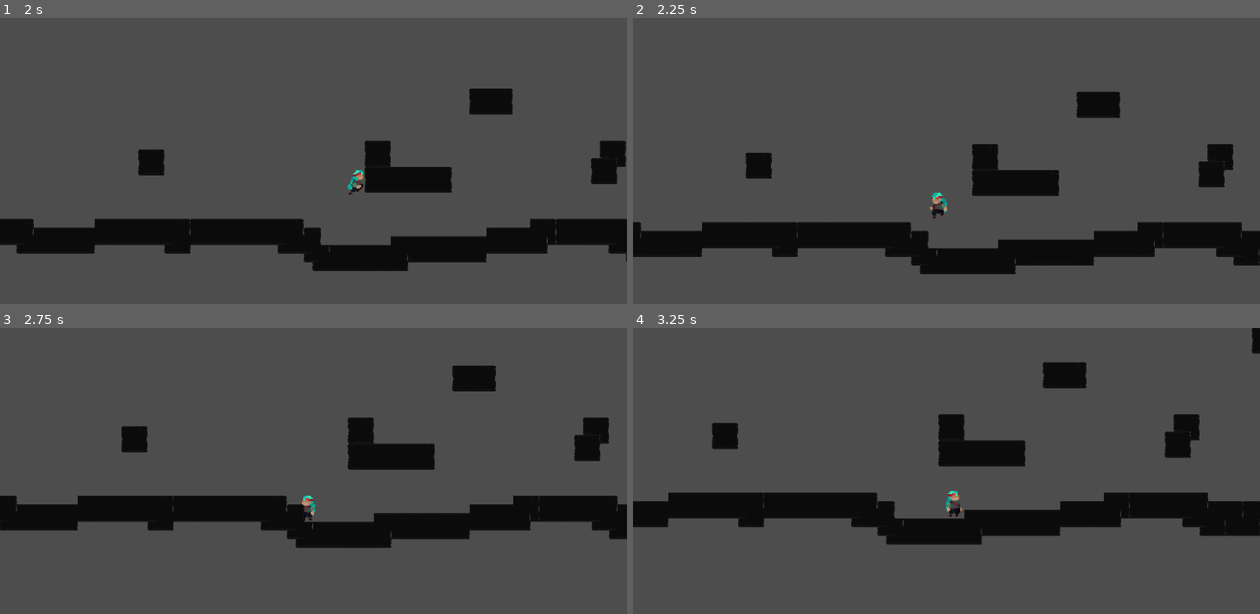
Above: before the commit, frames 1-4 (two rows, left to right).
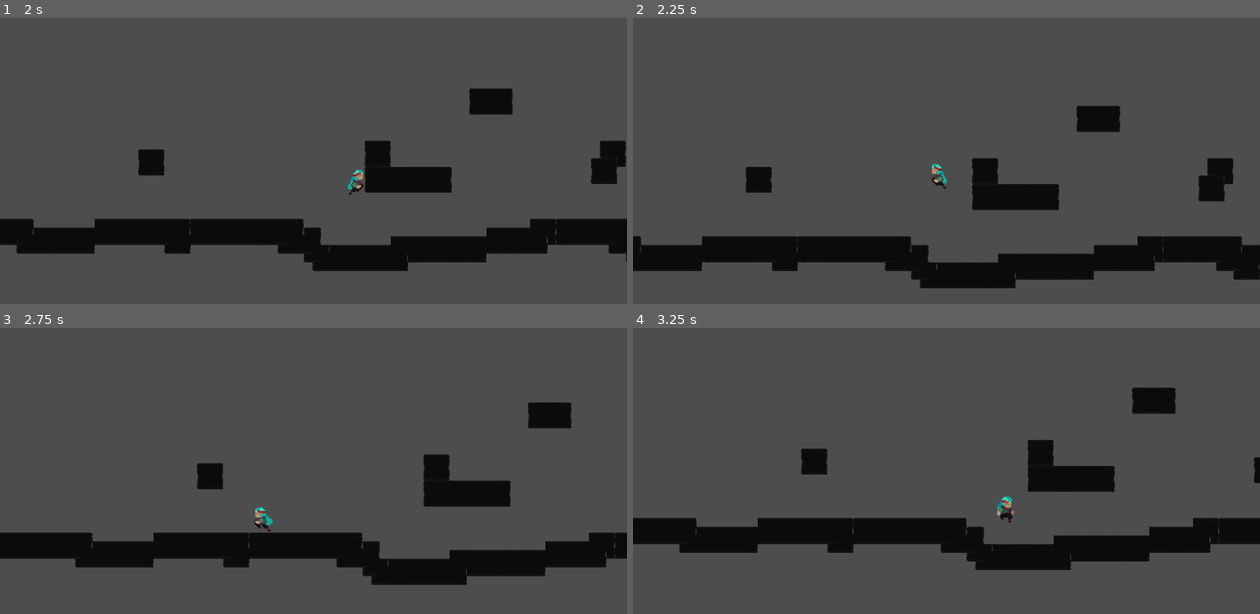
Above: after the commit, the same moments.

Repository: samsamfisher/Project_M
Game: Godot game, scene res://Scènes/main.tscn
Two runs of this game, one before a commit and one after it. Both use one fixed random seed, a clock stepped at 60 frames per second and the inputs below.
Inputs:
- Up to frame 1 (2 s): hold D (move_right) from 0.53 s (still down); tap Space (jump) at 0.6, 0.77, 1.07, 1.52, 1.55, 1.82 s; tap Shift (dash) at 1.35 s
- Up to frame 2 (2.25 s): release D (move_right) at 2.03 s; hold A (move_left) from 2.03 s (still down); tap Space (jump) at 2.1 s
- Up to frame 3 (2.75 s): keep holding A (move_left)
- Up to frame 4 (3.25 s): release A (move_left) at 2.78 s; hold D (move_right) from 2.78 s (still down); tap Shift (dash) at 2.85 s; tap Space (jump) at 3.02, 3.05 s

Frame 1 is identical in both runs. In frame 2, 13% of the frame differs, in the area x 0-100%, y 25-95%; in frame 3, 24%, in the area x 0-100%, y 13-90%; in frame 4, 21%.

Commit message:
Fix: coyote time et double saut mutuellement exclusifs (if/elif)

Diff:
--- a/Scripts/Player.gd
+++ b/Scripts/Player.gd
@@ -1,9 +1,7 @@
 extends CharacterBody2D
 
 # =========================================================
-#  CONTRÔLEUR DE DÉPLACEMENT — Plateformer 2D (Godot 4)
-#  Toutes les valeurs @export sont réglables dans l'éditeur.
-#  Joue avec elles pour trouver TON feeling.
+#  CONTRÔLEUR DE DÉPLACEMENT
 # =========================================================
 
 # --- Déplacement horizontal ---
@@ -48,7 +46,7 @@
 	# Tant qu'on est au sol, on recharge le coyote time
 	if is_on_floor():
 		coyote_timer = coyote_time
-		double_saut = true
+		#double_saut = true
 
 
 	# --- Lecture de la direction ---
@@ -100,11 +98,13 @@
 		velocity.y = jump_velocity
 		jump_buffer_timer = 0
 		coyote_timer = 0
-
+		double_saut = true
 	# --- Double saut ---
-	if not is_on_floor() and double_saut == true and Input.is_action_just_pressed("jump"):
+	elif not is_on_floor() and double_saut == true and Input.is_action_just_pressed("jump"):
 		velocity.y = jump_velocity
 		double_saut = false
+
+
 
 
 	# --- Saut variable : relâcher tôt = saut plus court ---
